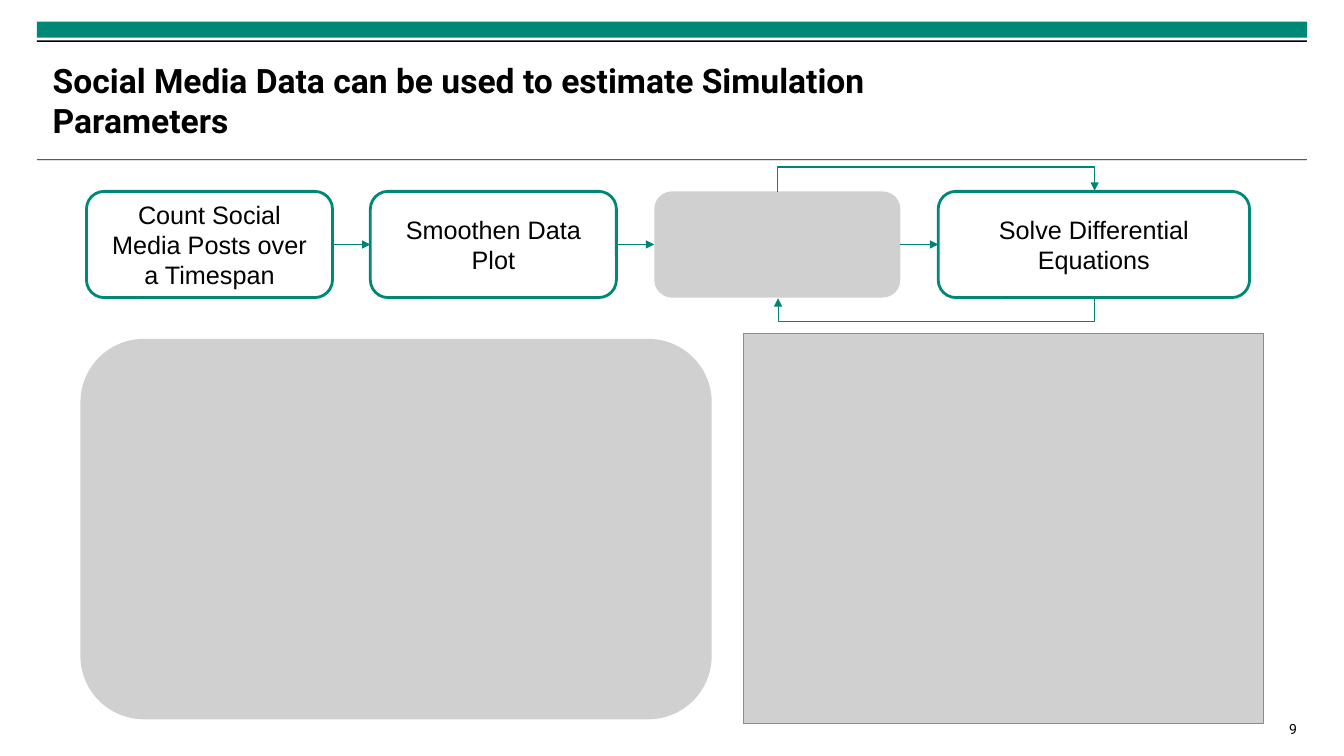
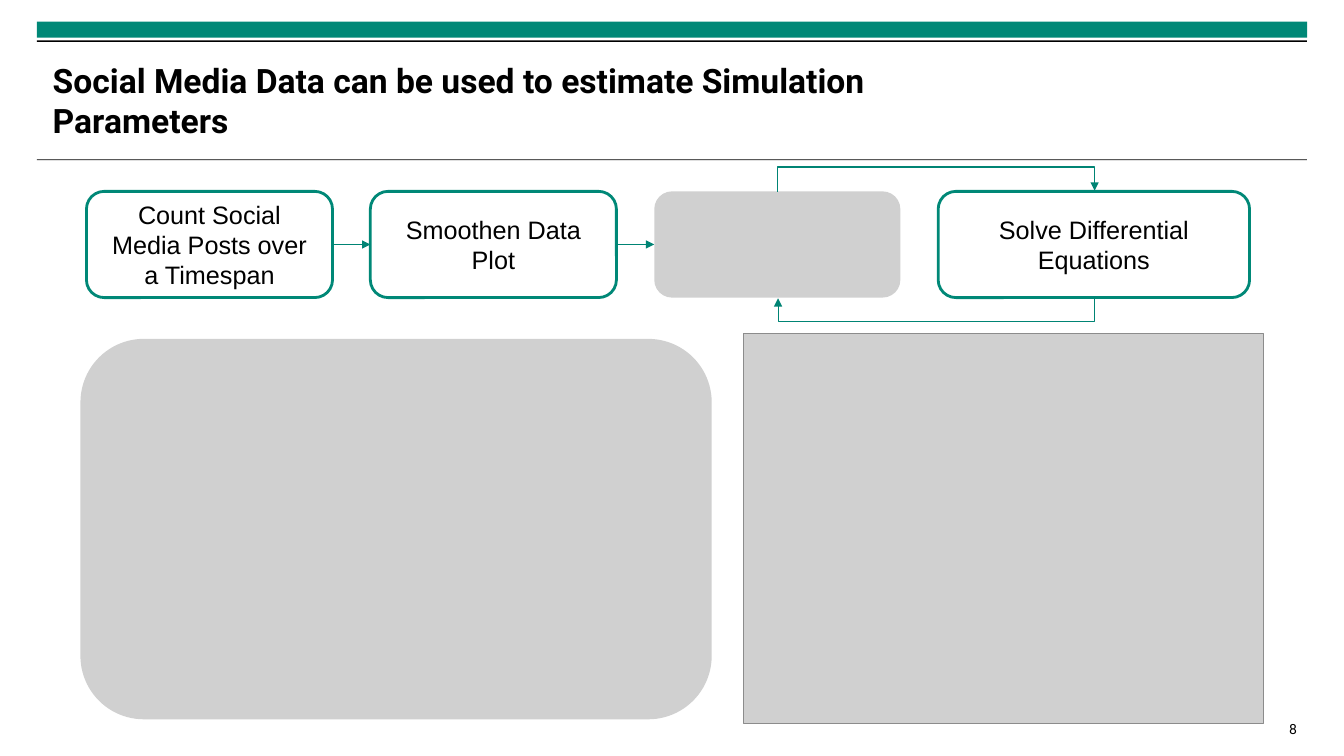
Before and after one commit to isabella-grieser/Modeling-and-Monitoring-Social-Media-Dynamics-to-predict-Electricity-Demand-Peaks, a slide deck: slide 8 of presentations/Finale Präsentation.pptx (slide 9 before the commit). Drawn at 1344x756 pixels with LibreOffice and Linux fonts; fonts in the diff are those of the drawing; grey boxes stand for pictures; background and template pictures are left out. Boxes give left, top, right and bottom in pixels: in the first picture for what was removed or moved away, otherwise in the second. Text is boxed around its words. In the diff, an @@ line names an element or a change of style, - is before the commit and + after.

```diff
--- a/presentations/Finale Präsentation.pptx
+++ b/presentations/Finale Präsentation.pptx
@@ arrow removed from (900, 245) to (939, 245) @@
@@ page number at (1289,724,1297,734): text changed @@
-9
+8
```
Also in this commit, not shown: 7 other slides changed, 7 slides added, 1 slide removed, 21 other files.
